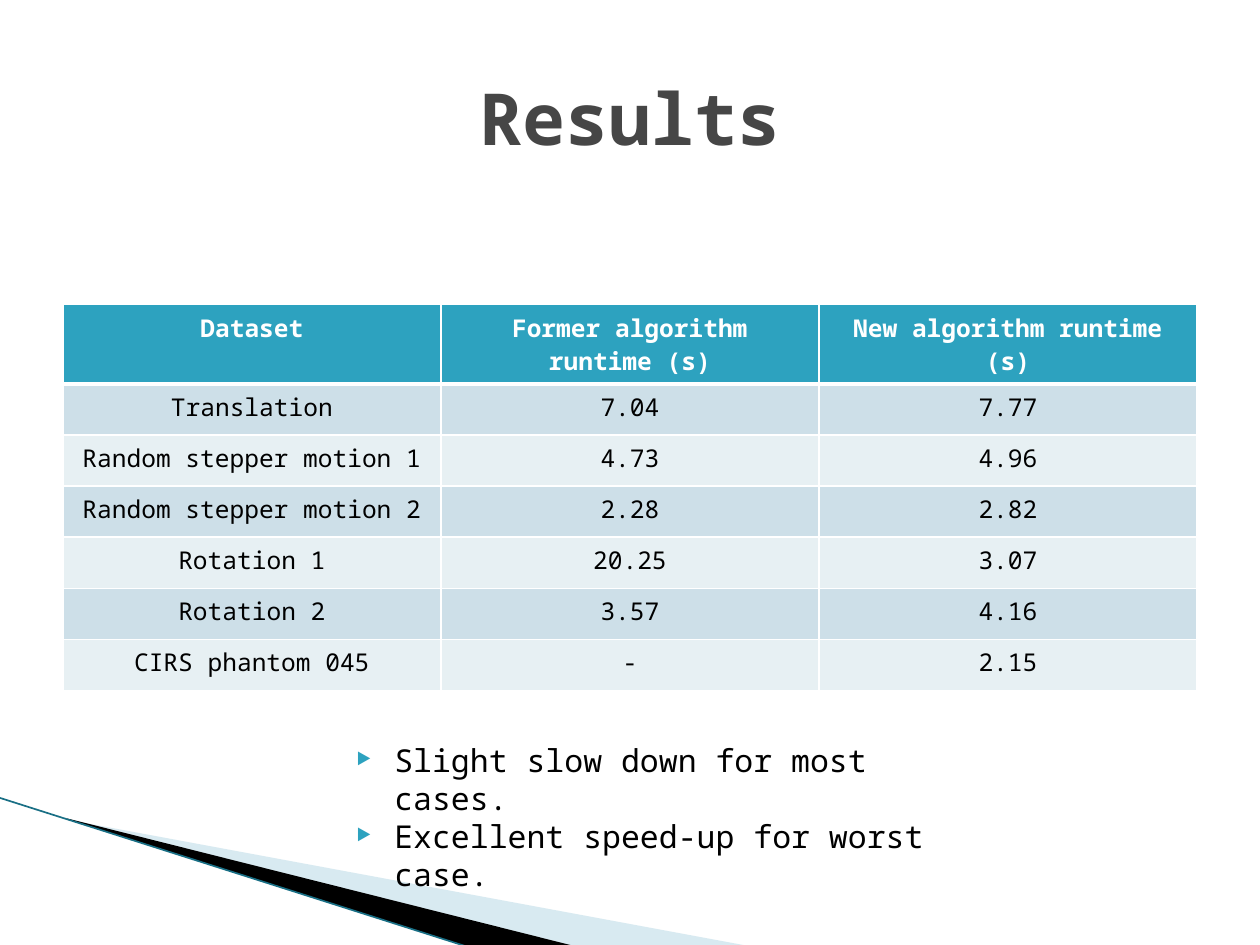
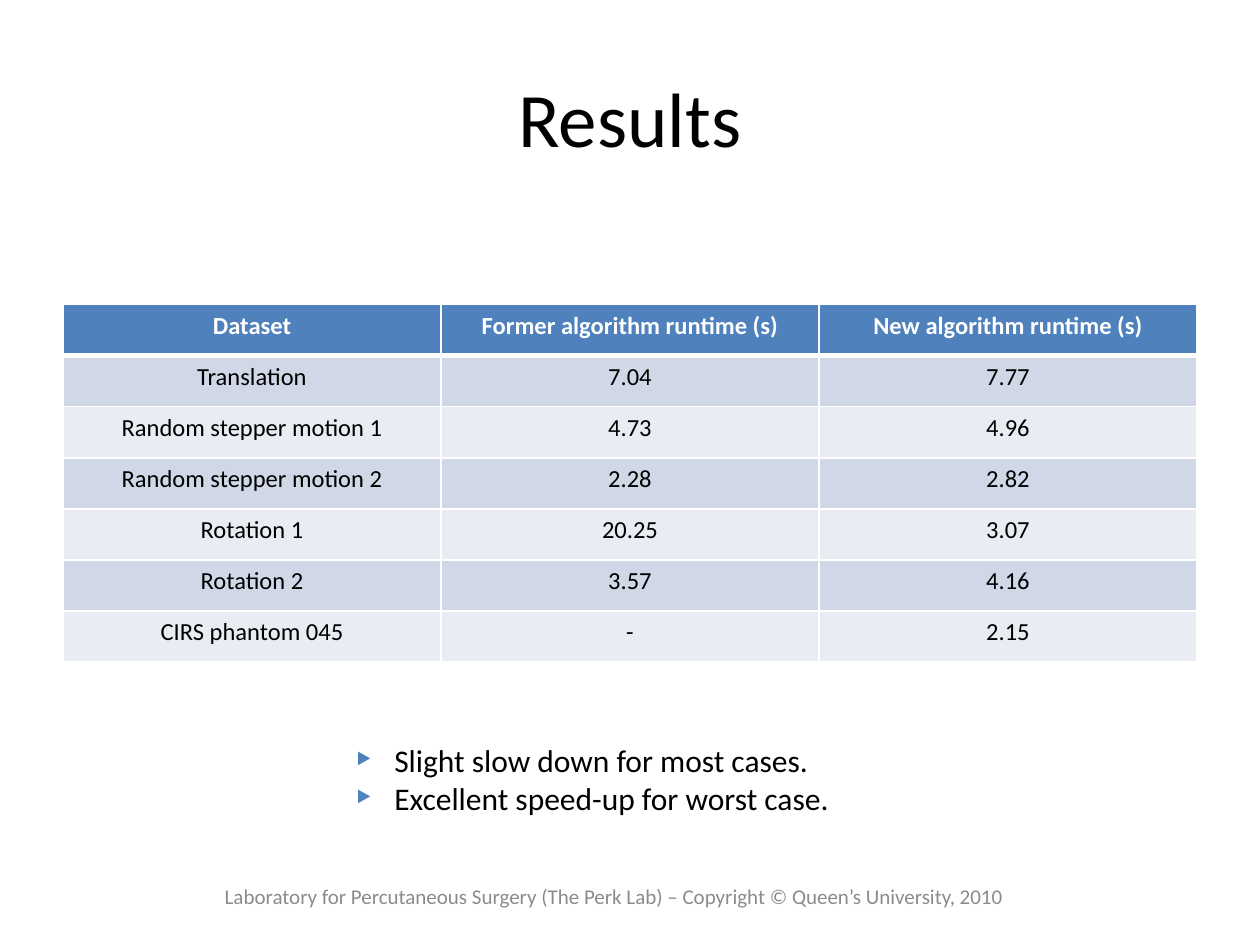
Before and after one commit to thewtex/Plus, a slide deck: slide 17 of PlusLib/docs/UsFidSegAlgo/Fiducial Pattern Recognition.pptx. Drawn at 1260x945 pixels with LibreOffice and Linux fonts; fonts in the diff are those of the drawing; background and template pictures are left out. Boxes give left, top, right and bottom in pixels: in the first picture for what was removed or moved away, otherwise in the second. Text is boxed around its words. In the diff, an @@ line names an element or a change of style, - is before the commit and + after.

```diff
--- a/PlusLib/docs/UsFidSegAlgo/Fiducial Pattern Recognition.pptx
+++ b/PlusLib/docs/UsFidSegAlgo/Fiducial Pattern Recognition.pptx
@@ title "Results" at bbox=[518, 93, 741, 148]: size 41 to 44 pt, font Noto Sans Mono to Calibri, text colour #464646 to #000000, bold off @@
@@ table at bbox=[63, 305, 1197, 663] @@
@@ fill #2DA2BF to #4F81BD in row 1 @@
@@ fill #CDE0E8 to #D0D8E8 in 9 cells @@
@@ fill #E8F0F4 to #E9EDF4 in 9 cells @@
@@ font Noto Sans Mono to Calibri @@
@@ text "Slight slow down for most ..." at bbox=[394, 750, 828, 815]: font Noto Sans Mono to Calibri; bullet colour #2DA2BF to #4F81BD @@
@@ line removed from (0, 798) to (467, 945) @@
@@ freeform shape removed at bbox=[67, 818, 576, 945] @@
@@ freeform shape removed at bbox=[69, 819, 750, 945] @@
@@ text added at bbox=[225, 889, 1002, 908], 12 pt, text #8C8C8C @@
+Laboratory for Percutaneous Surgery (The Perk Lab) – Copyright © Queen’s University, 2010
```
Also in this commit, not shown: 18 other slides changed.
